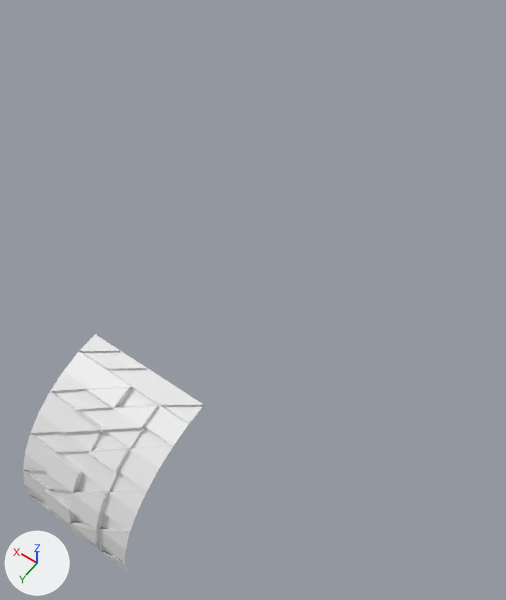
What one commit did to the FBX model Assets/Models/FPS/Floors/ArchCeiling2/ArchCeiling2.fbx.
Before and after are seen from a 50 mm camera at (2.2, 29.3, 41.8) aimed at (13.0, 14.2, 17.9). The lights are fixed; the arrows at lower left show +X, +Y and +Z. Where no turn or scale is listed for an object, it has been applied to the vertices.

Names of what the first picture shows: 'ArchCeiling2'.
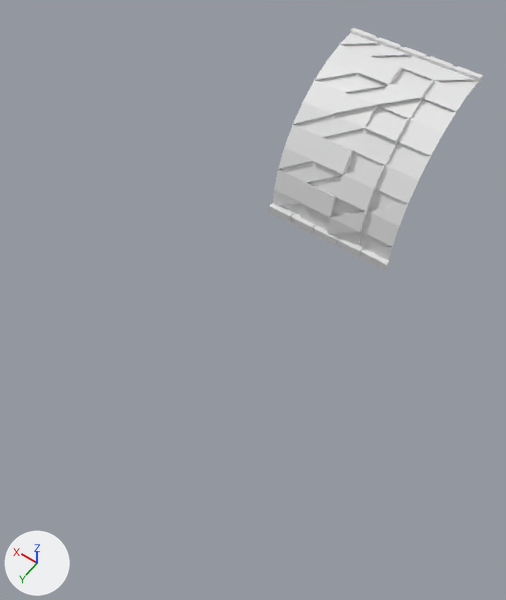
Pixel boxes [x1, y1, x2, y2] of what changed, in the pictures (506 x 600 px):
'ArchCeiling2', reshaped, moved (17% wider): before [23, 334, 205, 572]; after [269, 28, 483, 270]
part 1 of me_wall_001, added: after [350, 28, 483, 83]
part 2 of me_wall_001, added: after [269, 203, 391, 270]

What the commit changed:
me_wall_001 is used by ob_archceiling2; location (15.0, 25.0, 11.0).
me_wall_001 had 113 vertices, 156 faces and spanned x -3.0..3.0, y -6.09..0.04, z -0.1..5.92.
me_wall_001 now has 257 vertices, 296 faces and spans x -3.03..3.03, y -6.12..0.1, z -0.21..6.01.
me_wall_001 part 1: a new loose piece of 72 vertices spanning x -3.03..3.03, y -6.12..-5.88, z 5.77..6.01.
me_wall_001 part 2: a new loose piece of 72 vertices spanning x -3.03..3.03, y -0.3..0.1, z -0.21..0.19.
Object 'ArchCeiling2' (ob_archceiling2) moves from (15.0, 25.0, 11.0) to (12.0, 10.0, 19.0).
